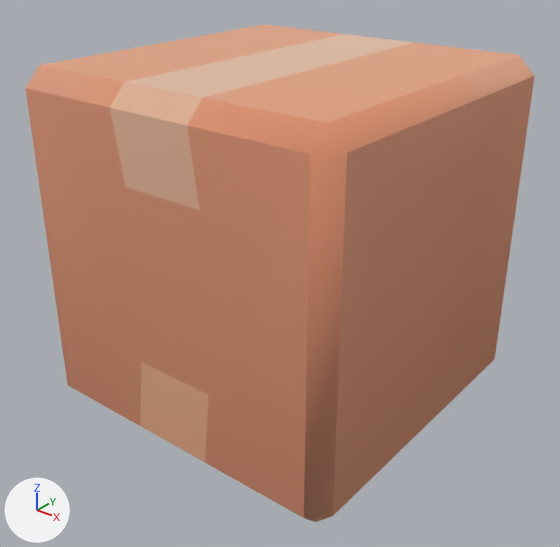
An edit to the glTF model public/assets/models/objects/crate.glb, drawn before and after from the same camera.
One viewpoint serves both versions: a 50 mm lens placed at (1.162, -1.479, 1.248), pointed at (0.015, -0.045, 0.359). The axes (+X, +Y, +Z) are drawn at lower left. The lights are the same throughout. The older version comes first. Where no turn or scale is listed for an object, it has been applied to the vertices. Vertices at exactly the same position are counted once.

Before the edit, the objects in view are built like this:
```python
me_box = bpy.data.meshes.new('box')
me_box.from_pydata(...)  # 64 vertices, 124 faces; spans x -0.45..0.45, y -0.45..0.45, z -0.45..0.45
me_box.materials.append(mat_baked)
ob_box = bpy.data.objects.new('box', me_box)
ob_box.location = (0.0, 0.0, 0.45)
```
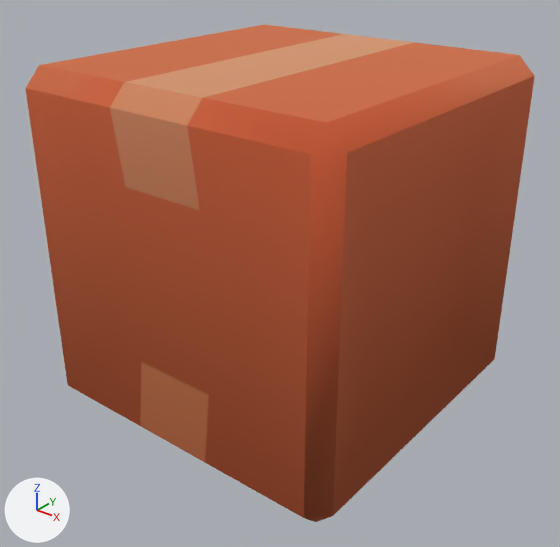
What differs and where, as boxes (x1, y1, x2, y2) in the pictures (560 x 547 px):
part 1 of me_box, recoloured (beige to orange)
    both: (25, 24, 535, 522)
part 2 of me_box, recoloured
    both: (110, 34, 414, 210)

The change in detail:
me_box has 64 vertices, 124 faces and spans x -0.45..0.45, y -0.45..0.45, z -0.45..0.45.
me_box is used by ob_box; location (0.0, 0.0, 0.45).
me_box part 1: 114 faces centred in x -0.435..0.435, y -0.442..0.442, z -0.45..0.45 are repainted in the vertex colours; the middle colour goes from beige #e8bea3 to orange #ce8860.
me_box part 2: 10 faces centred in x -0.038..0.038, y -0.442..0.442, z 0.285..0.45 are repainted in the vertex colours; the middle colour goes from beige #f7dcc7 to beige #edb791.
